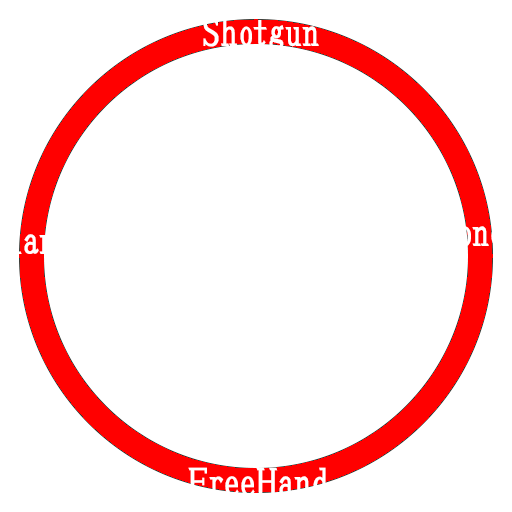
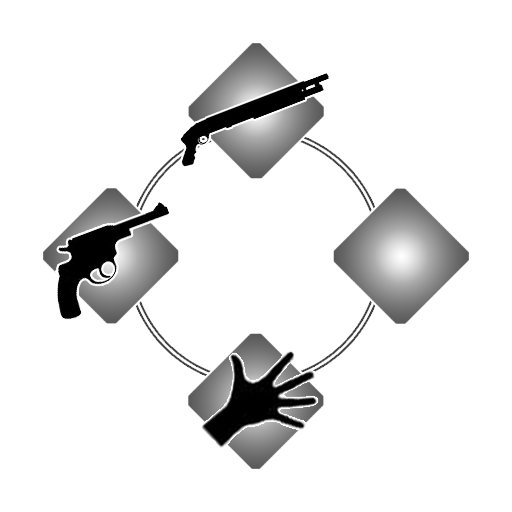
Layered file, before and after one edit (512x512). Changes by layer:
added layer "FreeHand" above "Handgun" over [201, 351, 318, 449]
added layer "Handgun" above "Shotgun" over [56, 202, 170, 320]
painted on "Shotgun" over [180, 19, 329, 167]
added layer "長方形 1" (1st of 4) above "長方形 1" over [43, 188, 179, 324]
added layer "長方形 1" (2nd of 4) above "長方形 1" over [188, 333, 324, 469]
added layer "長方形 1" (3rd of 4) above "長方形 1" over [333, 188, 469, 324]
added layer "長方形 1" (4th of 4) above "楕円形 1" over [188, 43, 324, 179]
added layer "楕円形 1" above "Old" over [127, 128, 384, 385]
renamed "FreeHand" to "Text", moved it into group "Old", painted on it over [19, 19, 493, 493]
removed layer "None" over [434, 217, 493, 247]
removed layer "handgun" over [19, 225, 125, 257]
moved "レイヤー 0" into group "Old" over [19, 19, 493, 493]
